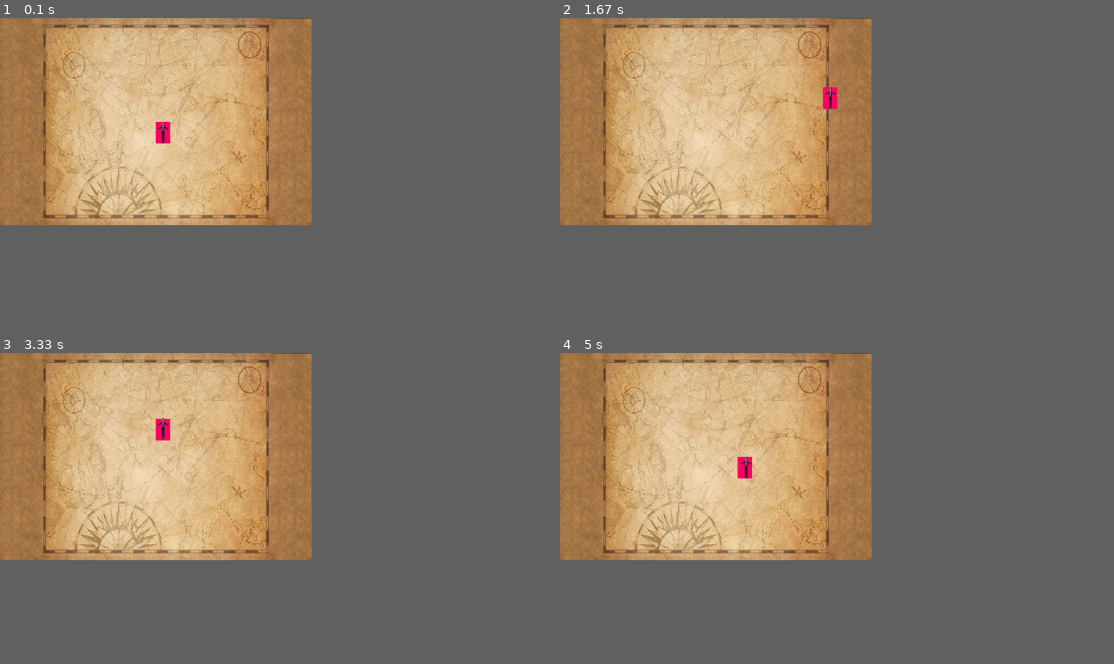
Above: before the commit, frames 1-4 (two rows, left to right).
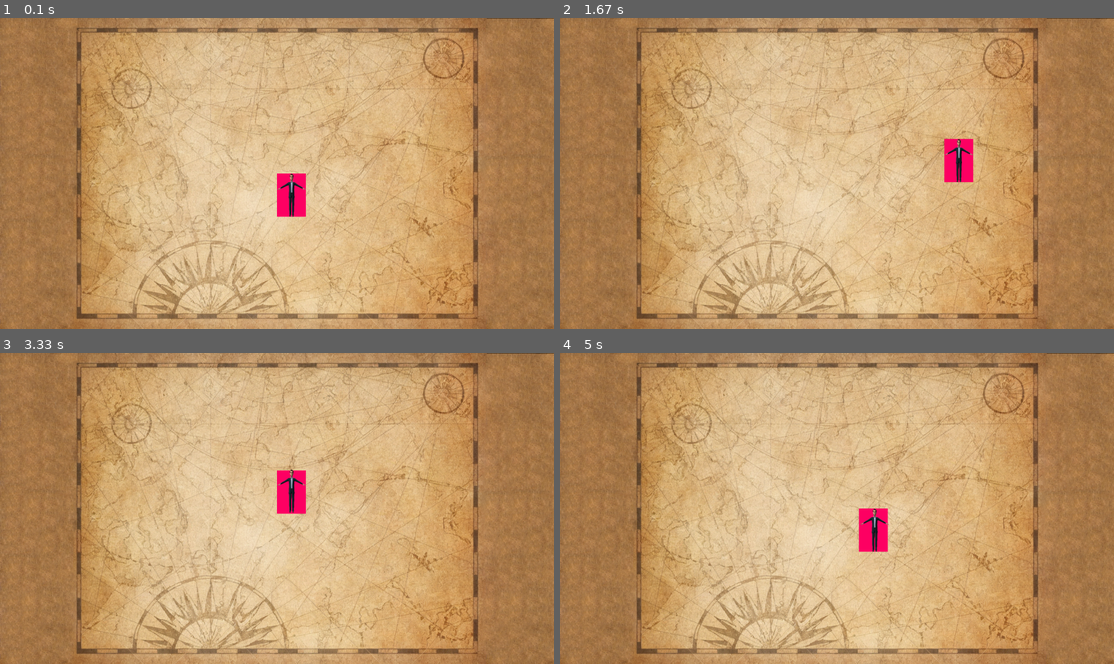
Above: after the commit, the same moments.

Repository: Minkema/PO5_informatica_pygame
Game: pygame game, started from first game/main.py
Two runs of this game, one before a commit and one after it. Both use one fixed random seed, a clock stepped at 60 frames per second and the inputs below.
Inputs:
- Up to frame 1 (0.1 s): no input
- Up to frame 2 (1.67 s): hold D 0.33-0.8 s; hold W 0.83-1.13 s; hold D 1.17-1.63 s
- Up to frame 3 (3.33 s): hold A 1.67-2.2 s; hold S 2.23-2.53 s; hold A 2.57-2.97 s; hold W from 3 s (still down)
- Up to frame 4 (5 s): release W at 3.37 s; hold D 3.4-4.03 s; hold S 4.07-4.43 s; hold A 4.47-4.93 s; hold D from 4.97 s (still down)
The window is 506x337 before the commit and 900x506 after it. Grey fills any space a smaller window leaves; there, only what the larger window draws over its background counts as a difference.

The runs differ from the first frame. In frame 1, 65% of the frame differs, in the area x 0-100%, y 0-100%; in frame 2, 85%; in frame 3, 65%; in frame 4, 85%.

Commit message:
Update main.py

Diff:
--- a/first game/main.py
+++ b/first game/main.py
@@ -7,11 +7,11 @@
     pygame.mixer.init()
 
     #variable definitions
-    resolution = [1080,720] #resolution is done with a list so you can change it easier using code. This can be helpfull for resolution settings.
+    resolution = [1920,1080] #resolution is done with a list so you can change it easier using code. This can be helpfull for resolution settings.
     playerY = resolution[1] / 2 #defines the starting y position
     playerX = resolution[0] / 2 #defines the starting x position
-    playerWidht = 50
-    playerHeight = 75
+    playerWidht = (100/1920) * resolution[0]
+    playerHeight = (150/1920) * resolution[0]
     screen = pygame.display.set_mode((resolution))
 
     music_volume = 0.4 #defines the volume of the music
